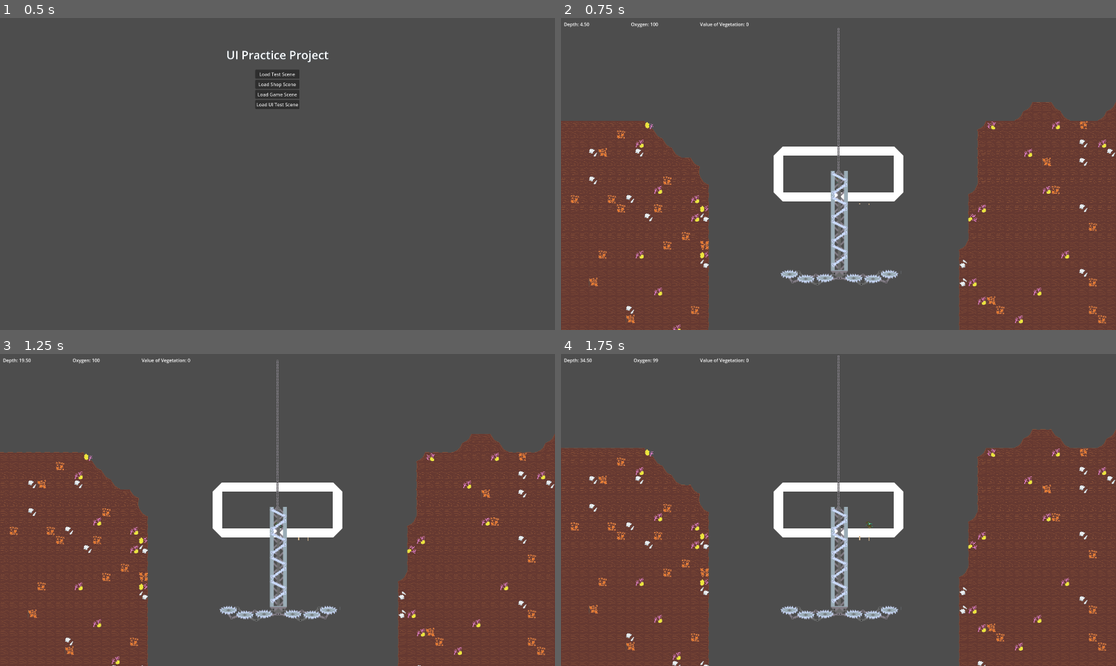
Above: before the commit, frames 1-4 (two rows, left to right).
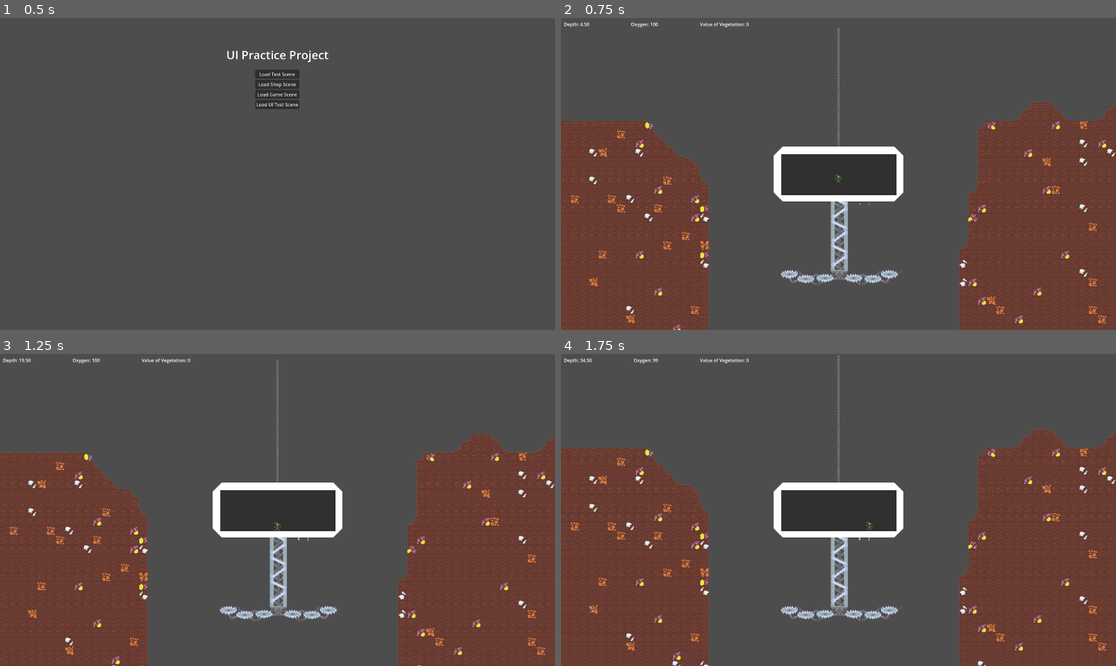
Above: after the commit, the same moments.

Repository: DSurguy/spring-2024-2d-jam
Game: Godot game, scene res://scenes/MainScene/MainScene.tscn
Same seed, same stepped clock (60 frames per second), same inputs: the game is played once before the commit and once after it. Sound files missing from this copy of the repository are replaced by a short silence.
Inputs (mouse positions are in pixels of both pictures, inside the frame that each line leads up to):
- Up to frame 1 (0.5 s): no input
- Up to frame 2 (0.75 s): click "Load Game Scene" at 0.5 s
- Up to frame 3 (1.25 s): no input
- Up to frame 4 (1.75 s): tap Enter (ui_accept) at 1.25, 1.52 s; move the mouse to (960, 494) at 1.27 s; hold D (move_right) from 1.28 s (still down); tap Down (aim_down) at 1.35 s

Frame 1 is identical in both runs. In frame 2, 2.8% of the frame differs, in the area x 39-61%, y 3-59%; in frame 3, 2.8%; in frame 4, 2.8%.

Commit message:
Adjust z-index of submarine stuff, add a background

Diff:
--- a/scenes/GameScene/GameScene.tscn
+++ b/scenes/GameScene/GameScene.tscn
@@ -21,8 +21,6 @@
 [node name="Camera2D" type="Camera2D" parent="."]
 script = ExtResource("2_p4bl1")
 
-[node name="Submarine" parent="." instance=ExtResource("3_hsa6m")]
-
 [node name="Environment" parent="." instance=ExtResource("4_5iene")]
 
 [node name="Ambience" parent="." node_paths=PackedStringArray("listener") instance=ExtResource("8_nav1v")]
@@ -41,4 +39,6 @@
 [node name="MockWinch" type="Node2D" parent="."]
 position = Vector2(0, -500)
 
+[node name="Submarine" parent="." instance=ExtResource("3_hsa6m")]
+
 [connection signal="death_restart_timeout" from="Submarine" to="." method="_on_submarine_death_restart_timeout"]
--- a/scenes/GameScene/Stations/scythe.tscn
+++ b/scenes/GameScene/Stations/scythe.tscn
@@ -74,6 +74,7 @@
 polygon = PackedVector2Array(8, 24, 224, 0, 8, -24)
 
 [node name="Sprite2D" type="Sprite2D" parent="ScytheCollision"]
+z_index = 5
 position = Vector2(3, 112)
 scale = Vector2(2.675, 2.675)
 texture = ExtResource("5_k8yx2")
--- a/scenes/GameScene/WinchChain.tscn
+++ b/scenes/GameScene/WinchChain.tscn
@@ -7,6 +7,7 @@
 script = ExtResource("1_m78hy")
 
 [node name="Line2D" type="Line2D" parent="."]
+z_index = 5
 texture_filter = 1
 texture_repeat = 2
 points = PackedVector2Array(0, 0, 0, -250)
--- a/scenes/GameScene/submarine.tscn
+++ b/scenes/GameScene/submarine.tscn
@@ -7,19 +7,43 @@
 [ext_resource type="PackedScene" uid="uid://cx532280ahds" path="res://scenes/GameScene/Stations/helm.tscn" id="4_j4e8l"]
 [ext_resource type="PackedScene" uid="uid://2rgbohrumi7m" path="res://scenes/Audio/Music.tscn" id="4_yekdg"]
 [ext_resource type="PackedScene" uid="uid://dk2uw3lvlbwaq" path="res://scenes/GameScene/Stations/ascend.tscn" id="5_qpvru"]
-[ext_resource type="PackedScene" uid="uid://bnj2l3nqmi52g" path="res://scenes/Audio/ButtonAudio.tscn" id="5_ystk1"]
+[ext_resource type="PackedScene" path="res://scenes/Audio/ButtonAudio.tscn" id="5_ystk1"]
 [ext_resource type="PackedScene" uid="uid://bwx2jvgrx18uh" path="res://scenes/GameScene/Stations/scythe.tscn" id="6_8gp6i"]
-[ext_resource type="PackedScene" uid="uid://crlshnis8tvt4" path="res://scenes/GameScene/Oxygen.tscn" id="6_lobel"]
-[ext_resource type="PackedScene" uid="uid://d2lxnf6cx8ejt" path="res://scenes/Audio/AscentAudio.tscn" id="8_80dgj"]
+[ext_resource type="PackedScene" path="res://scenes/GameScene/Oxygen.tscn" id="6_lobel"]
+[ext_resource type="PackedScene" path="res://scenes/Audio/AscentAudio.tscn" id="8_80dgj"]
 [ext_resource type="PackedScene" uid="uid://dhpkwwwvwguk5" path="res://scenes/GameScene/Stations/trawl.tscn" id="10_7jlvt"]
 [ext_resource type="PackedScene" uid="uid://r0bdebyyubdw" path="res://scenes/Audio/SubBonkAudio.tscn" id="11_yt1va"]
 
 [node name="Submarine" type="Node2D"]
 script = ExtResource("1_0ojk1")
 
+[node name="ColorRect" type="ColorRect" parent="."]
+z_index = 10
+offset_left = -197.0
+offset_top = -69.0
+offset_right = 201.0
+offset_bottom = 74.0
+color = Color(0.187176, 0.187176, 0.187176, 1)
+
+[node name="Stations" type="Node2D" parent="."]
+position = Vector2(0, 12)
+
+[node name="Helm" parent="Stations" instance=ExtResource("4_j4e8l")]
+position = Vector2(161, 32)
+
+[node name="Ascend" parent="Stations" instance=ExtResource("5_qpvru")]
+position = Vector2(-156, 32)
+
+[node name="Scythe" parent="Stations" instance=ExtResource("6_8gp6i")]
+
+[node name="Trawl" parent="Stations" instance=ExtResource("10_7jlvt")]
+position = Vector2(-10, 2)
+
 [node name="Player" parent="." instance=ExtResource("2_7br66")]
+z_index = 15
 
 [node name="Sprite" type="TileMap" parent="."]
+z_index = 5
 tile_set = ExtResource("3_xjmhw")
 rendering_quadrant_size = 32
 format = 2
@@ -39,20 +63,6 @@
 
 [node name="Oxygen" parent="." instance=ExtResource("6_lobel")]
 
-[node name="Stations" type="Node2D" parent="."]
-position = Vector2(0, 12)
-
-[node name="Helm" parent="Stations" instance=ExtResource("4_j4e8l")]
-position = Vector2(161, 32)
-
-[node name="Ascend" parent="Stations" instance=ExtResource("5_qpvru")]
-position = Vector2(-156, 32)
-
-[node name="Scythe" parent="Stations" instance=ExtResource("6_8gp6i")]
-
-[node name="Trawl" parent="Stations" instance=ExtResource("10_7jlvt")]
-position = Vector2(-10, 2)
-
 [node name="SubBonkAudio" parent="." instance=ExtResource("11_yt1va")]
 
 [node name="AscentAudio" parent="." instance=ExtResource("8_80dgj")]
--- a/scenes/UI/Stations/Ascend/AscendUI.tscn
+++ b/scenes/UI/Stations/Ascend/AscendUI.tscn
@@ -5,6 +5,7 @@
 [ext_resource type="Script" path="res://scenes/UI/Stations/Ascend/AscendButton.gd" id="3_82q1k"]
 
 [node name="AscendUI" type="Control"]
+z_index = 15
 layout_mode = 3
 anchors_preset = 0
 offset_right = 32.0
--- a/scenes/UI/Stations/Helm/HelmUI.tscn
+++ b/scenes/UI/Stations/Helm/HelmUI.tscn
@@ -5,6 +5,7 @@
 [ext_resource type="Texture2D" uid="uid://bej3x1oxsw4p" path="res://assets/icons/SolidArrow-Right@2x.png" id="2_r4r4l"]
 
 [node name="HelmUI" type="Control"]
+z_index = 14
 layout_mode = 3
 anchors_preset = 0
 offset_right = 64.0
--- a/scenes/UI/Stations/Trawl/TrawlUI.tscn
+++ b/scenes/UI/Stations/Trawl/TrawlUI.tscn
@@ -5,14 +5,11 @@
 [ext_resource type="Texture2D" uid="uid://dl78qhy22t63y" path="res://assets/UI/ui_joystick_inner.png" id="3_hxobw"]
 
 [node name="TrawlUI" type="Control"]
+z_index = 15
 layout_mode = 3
-anchors_preset = 15
-anchor_right = 1.0
-anchor_bottom = 1.0
-offset_right = -1376.0
-offset_bottom = -778.0
-grow_horizontal = 2
-grow_vertical = 2
+anchors_preset = 0
+offset_right = 64.0
+offset_bottom = 32.0
 script = ExtResource("1_ty3hc")
 
 [node name="Panel" type="Panel" parent="."]
